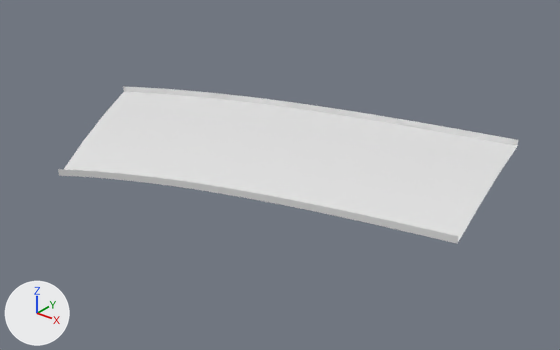
The glTF model public/assets/gen4/models/track-49.glb as it was, and as the next commit left it.
Camera for both pictures: a camera (50 mm lens) standing at (36.2, -90.9, 46.9) and looking at (-30.2, -7.8, -4.6). Arrows for +X, +Y and +Z are at lower left; the lights stay in place. The older version comes first. Vertices at exactly the same position are counted once.

In view in the first picture: 'track-49'.
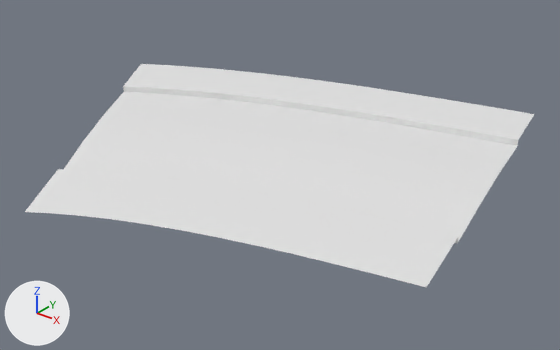
Boxes (x1, y1, x2, y2) around the edits, measured in the pictures (560 x 350 px):
```json
{"object": "track-49", "change": "reshaped", "before": [58, 86, 518, 244], "after": [25, 64, 534, 287], "on screen": "11% wider, 41% taller"}
{"part": 1, "of": "me_track_49", "change": "added", "after": [124, 64, 534, 140]}
{"part": 2, "of": "me_track_49", "change": "added", "after": [25, 169, 458, 287]}
```

The change, as JSON lines over the scene's bpy script:
```json
{"block": "me_track_49", "where": "# used by ob_track_49; location = (0.0, 0.0, 0.0)"}
{"op": "remove", "block": "me_track_49", "code": "me_track_49.from_pydata(...)  # 819 vertices, 1488 faces; spans x -67.2..3.1, y -33.4..15.9, z -0.9..1.0"}
{"op": "add", "block": "me_track_49", "code": "me_track_49.from_pydata(...)  # 945 vertices, 1736 faces; spans x -73.6..5.4, y -43.4..27.7, z -0.9..1.4"}
{"block": "me_track_49", "change": "me_track_49 part 1"}
{"block": "me_track_49", "change": "53 vertices are added at x -73.6..-6.5, y 4.0..27.5, z 0.6..1.4"}
{"block": "me_track_49", "change": "5 new vertices lie (1.1, 0.5, 0.0) away from vertices in x -62.1..-51.8, y 10.5..15.0, z 1.1..1.2"}
{"block": "me_track_49", "change": "5 new vertices lie (1.1, 0.2, 0.0) away from vertices in x -28.6..-6.5, y 22.5..27.5, z 0.6..0.8"}
{"block": "me_track_49", "change": "124 new faces join them"}
{"block": "me_track_49", "change": "me_track_49 part 2"}
{"block": "me_track_49", "change": "45 vertices are added at x -43.2..5.4, y -43.4..-27.7, z -0.2..0.6"}
{"block": "me_track_49", "change": "6 new vertices lie (3.4, -11.5, 0.0) away from vertices in x -4.4..1.2, y -17.5..-16.3, z 0.5"}
{"block": "me_track_49", "change": "7 new vertices lie (0.8, 0.2, 0.0) away from vertices in x -30.4..-12.6, y -37.1..-31.7, z 0.1..0.4"}
{"block": "me_track_49", "change": "5 new vertices lie (0.7, 0.3, 0.0) away from vertices in x -39.2..-25.8, y -41.1..-35.5, z -0.1..0.2"}
{"block": "me_track_49", "change": "124 new faces join them"}
```
